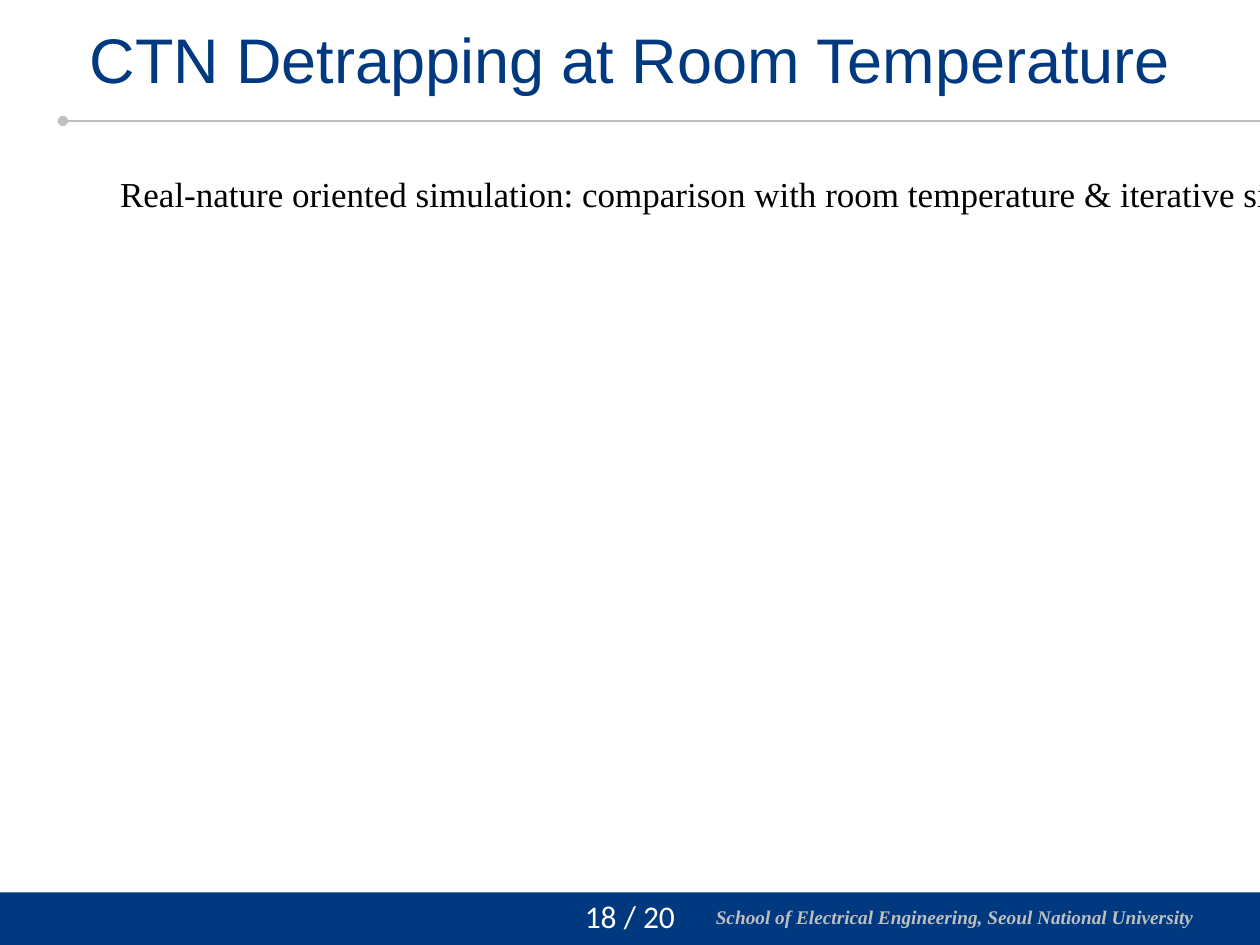
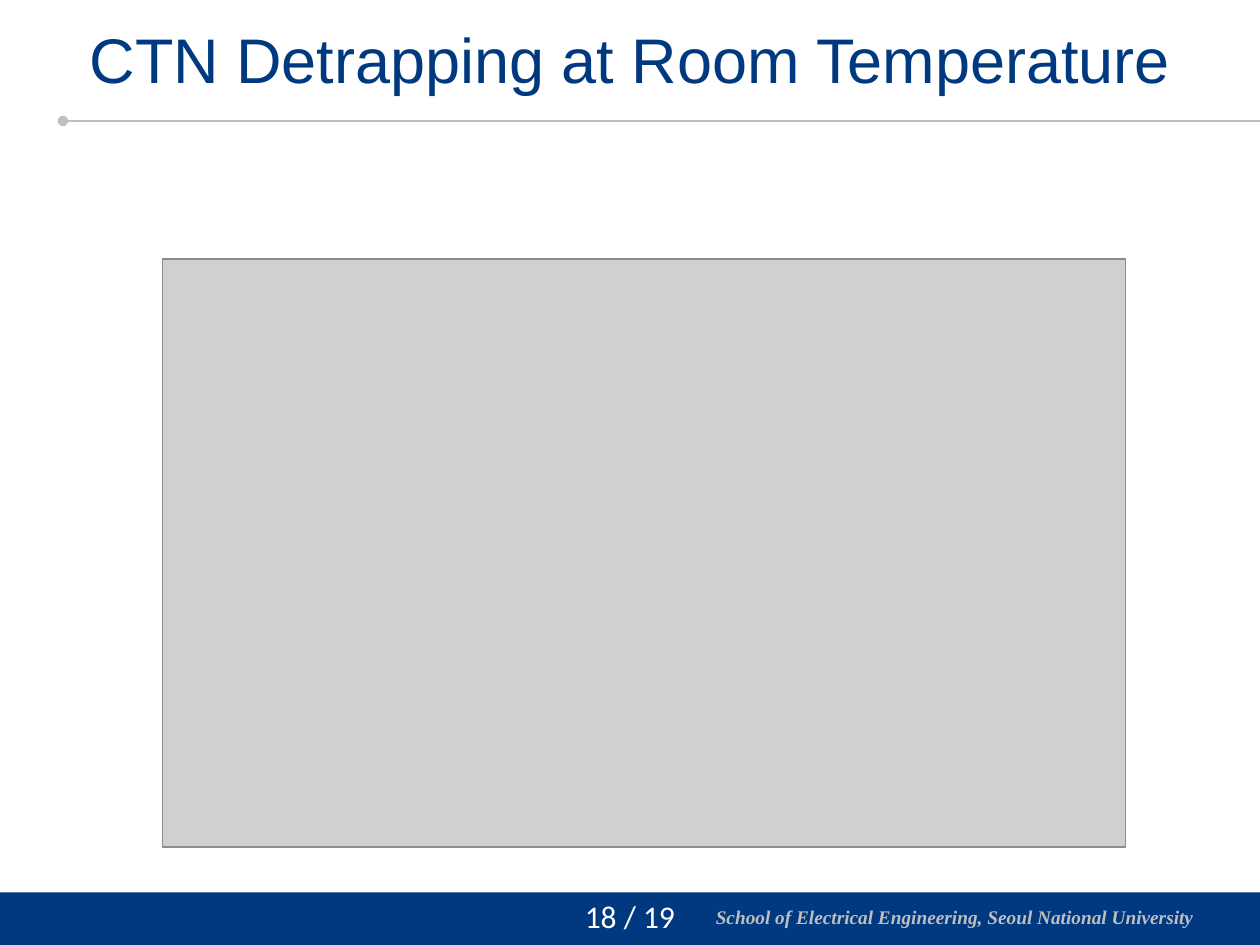
Before and after one commit to vectorcont62-dev/Graduation-SNU-MS, a slide deck: slide 19 of 진명 석사졸업 연구 정리 - 피드백 반영.pptx. Drawn at 1260x945 pixels with LibreOffice and Linux fonts; fonts in the diff are those of the drawing; grey boxes stand for pictures; background and template pictures are left out. Boxes give left, top, right and bottom in pixels: in the first picture for what was removed or moved away, otherwise in the second. Text is boxed around its words. In the diff, an @@ line names an element or a change of style, - is before the commit and + after.

```diff
--- a/진명 석사졸업 연구 정리 - 피드백 반영.pptx
+++ b/진명 석사졸업 연구 정리 - 피드백 반영.pptx
@@ text removed at <box>120,182,1235,214</box> @@
-Real-nature oriented simulation: comparison with room temperature & iterative simulation
@@ picture added at <box>163,260,1125,848</box> @@
@@ page number at <box>585,906,675,929</box>: text changed @@
-18 / 20
+18 / 19
```
Also in this commit, not shown: 3 other slides changed.
